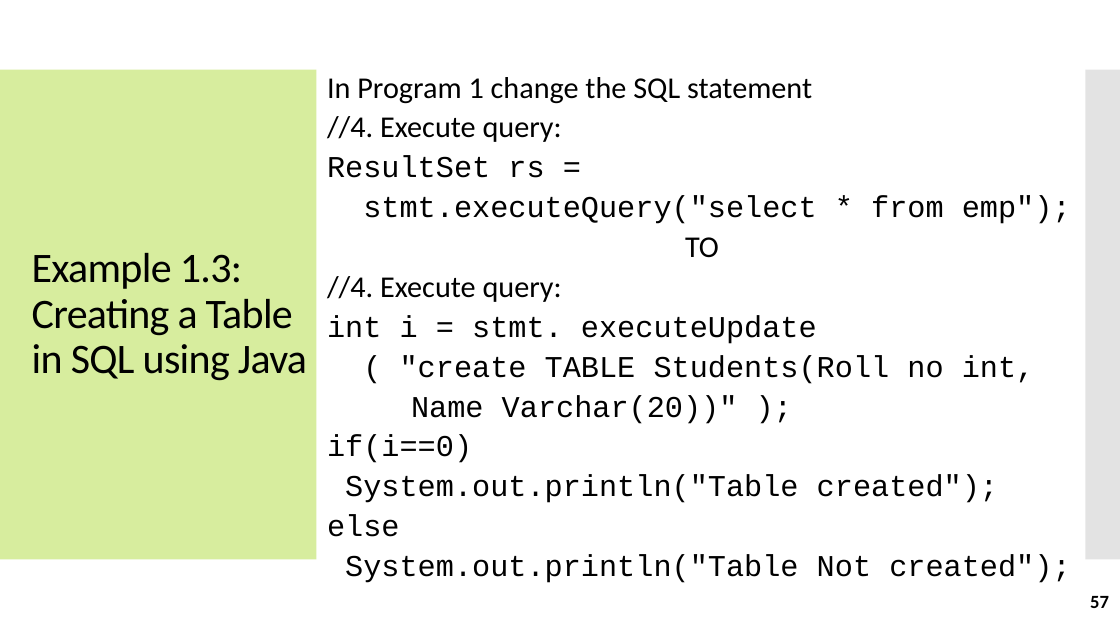
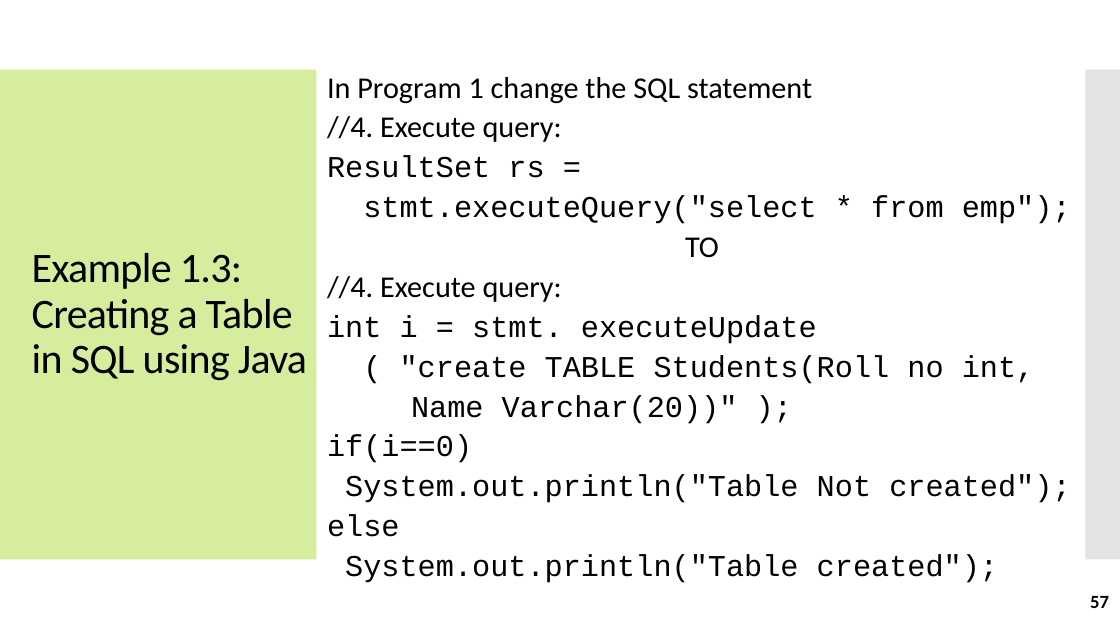
Before and after one commit to jrambasana/AJP2022-code, a slide deck: slide 57 of AJP Slides/AJP - Unit 2 - JDBC.pptx. Drawn at 1120x630 pixels with LibreOffice and Linux fonts; fonts in the diff are those of the drawing. Boxes give left, top, right and bottom in pixels: in the first picture for what was removed or moved away, otherwise in the second. Text is boxed around its words. In the diff, an @@ line names an element or a change of style, - is before the commit and + after.

```diff
--- a/AJP Slides/AJP - Unit 2 - JDBC.pptx
+++ b/AJP Slides/AJP - Unit 2 - JDBC.pptx
@@ text at <box>327,475,1070,537</box>: paragraphs added @@
+System.out.println("Table Not created");
+else
@@ text at <box>327,515,1070,583</box>: paragraphs removed @@
-else
-System.out.println("Table Not created");
```
Also in this commit, not shown: 4 other slides changed, 1 slide added.
